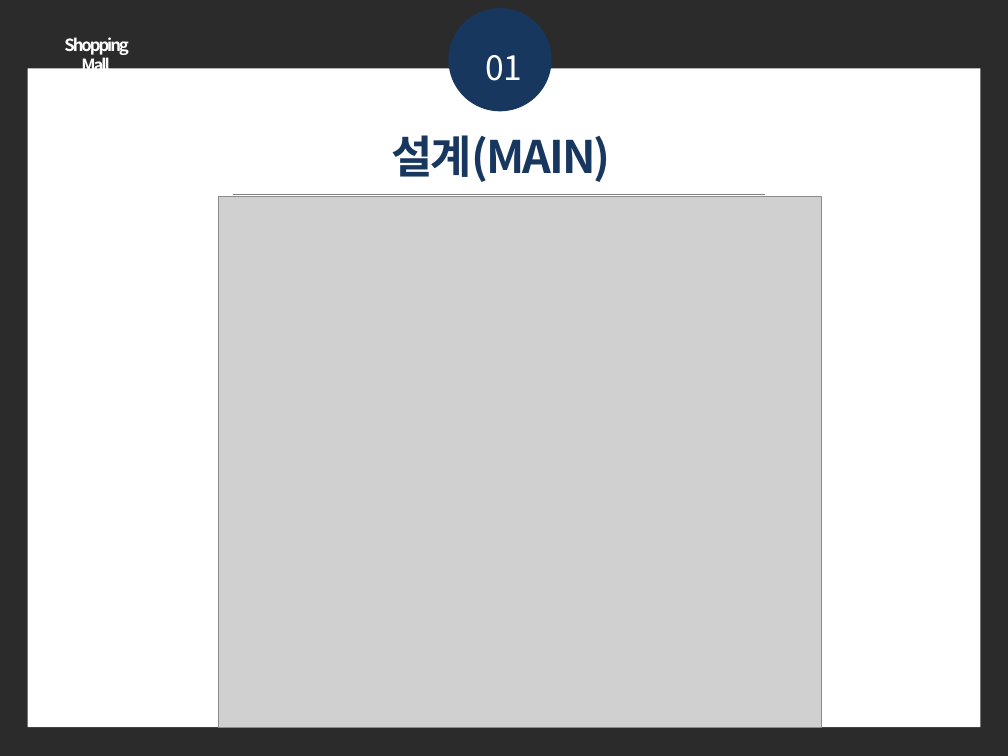
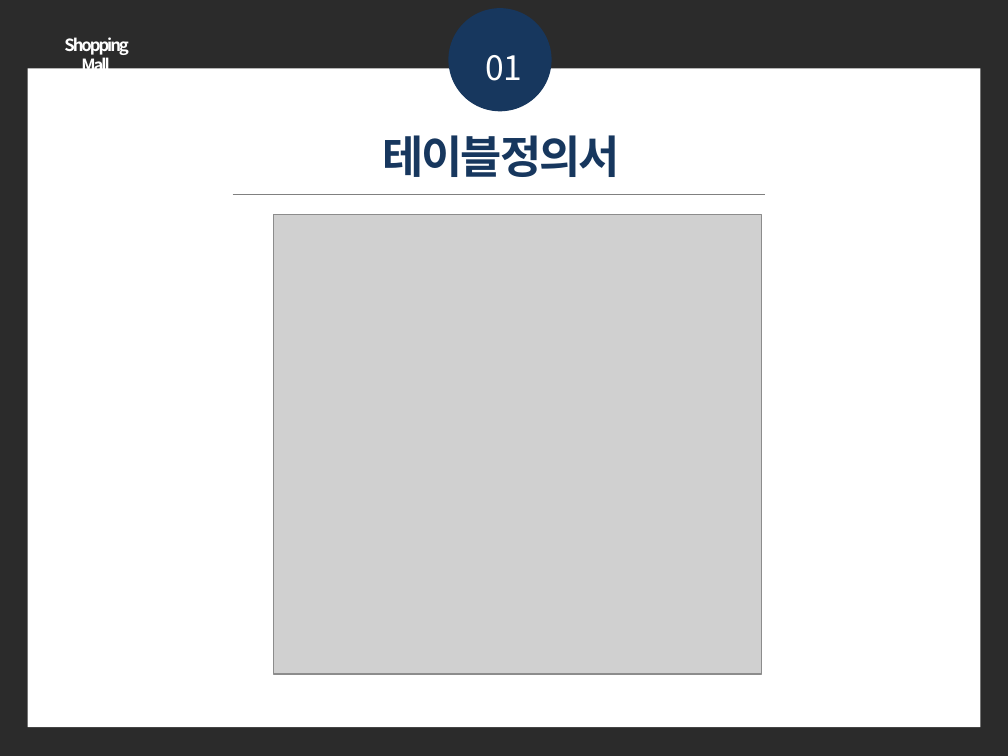
Before and after one commit to KImSangGeon/Shopping, a slide deck: slide 6 of ppt/쇼핑몰_PPT_김상건.pptx. Drawn at 1008x756 pixels with LibreOffice and Linux fonts; fonts in the diff are those of the drawing; grey boxes stand for pictures; background and template pictures are left out; a plain dark background stands for a picture behind light text. Boxes give left, top, right and bottom in pixels: in the first picture for what was removed or moved away, otherwise in the second. Text is boxed around its words. In the diff, an @@ line names an element or a change of style, - is before the commit and + after.

```diff
--- a/ppt/쇼핑몰_PPT_김상건.pptx
+++ b/ppt/쇼핑몰_PPT_김상건.pptx
@@ text at (x1=383, y1=135, x2=620, y2=177): text changed @@
-설계(MAIN)
+테이블정의서
@@ picture resized from (x1=219, y1=197, x2=822, y2=727) to (x1=273, y1=215, x2=761, y2=674) @@
```
Also in this commit, not shown: 10 other slides changed, 3 slides added, 2 slides removed, 15 other files.
